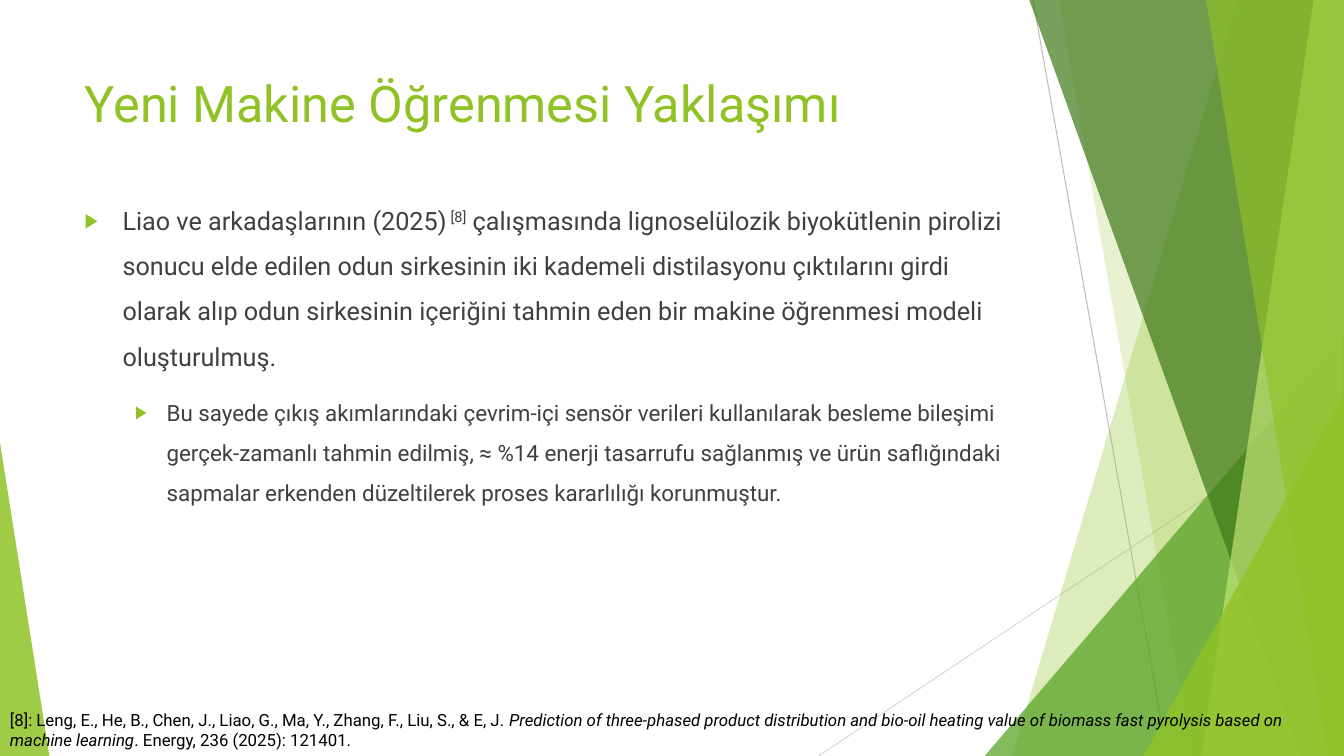
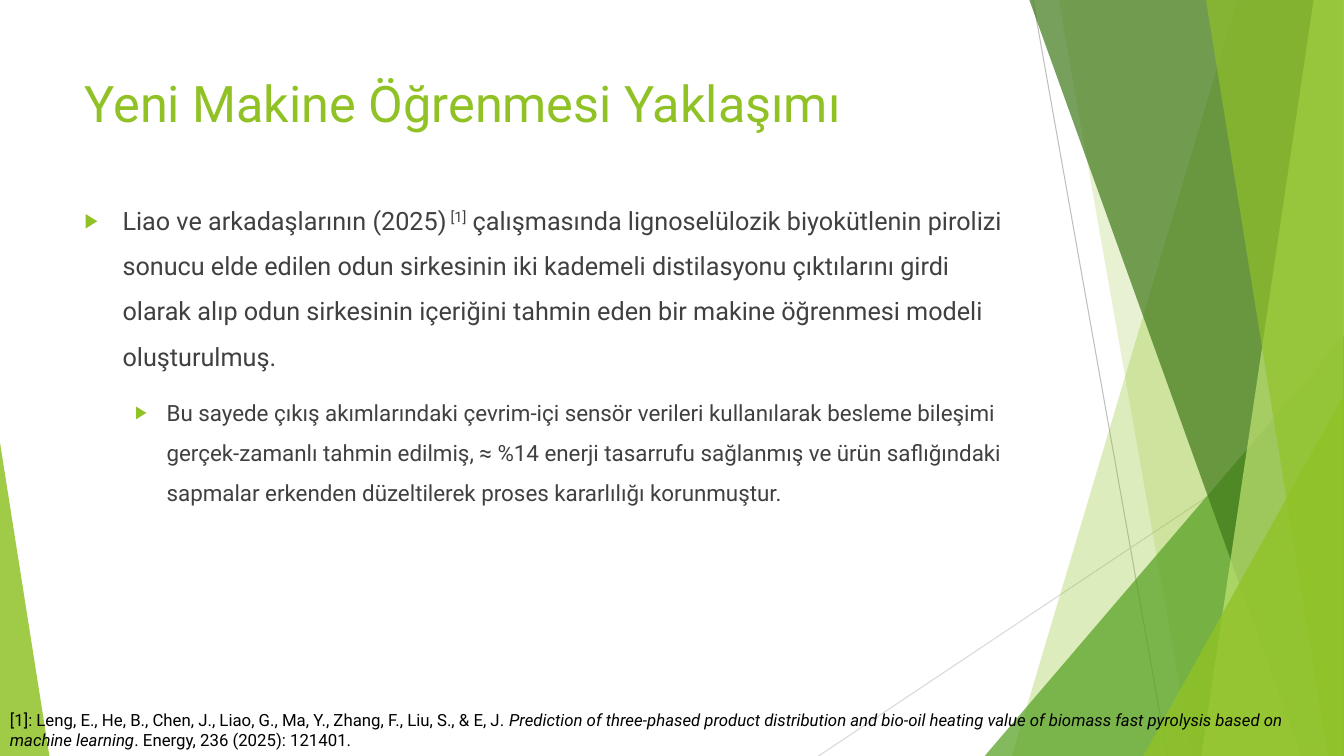
Before and after one commit to orhunuz-ftell/-biyokomurlestirme, a slide deck: slide 7 of tik4_sunum.pptx (slide 8 before the commit). Drawn at 1344x756 pixels with LibreOffice and Linux fonts; fonts in the diff are those of the drawing. Boxes give left, top, right and bottom in pixels: in the first picture for what was removed or moved away, otherwise in the second. Text is boxed around its words. In the diff, an @@ line names an element or a change of style, - is before the commit and + after.

```diff
--- a/tik4_sunum.pptx
+++ b/tik4_sunum.pptx
@@ text at [123, 210, 1002, 372]: text changed @@
-▶ Liao ve arkadaşlarının (2025) [8] çalışmasında lignoselülozik biyokütlenin pirolizi sonucu elde edilen odun sirkesinin iki kademeli distilasyonu çıktılarını girdi olarak alıp odun sirkesinin içeriğini tahmin eden bir makine öğrenmesi modeli oluşturulmuş.
+▶ Liao ve arkadaşlarının (2025) [1] çalışmasında lignoselülozik biyokütlenin pirolizi sonucu elde edilen odun sirkesinin iki kademeli distilasyonu çıktılarını girdi olarak alıp odun sirkesinin içeriğini tahmin eden bir makine öğrenmesi modeli oluşturulmuş.
@@ text at [10, 711, 1282, 751]: text changed @@
-[8]: Leng, E., He, B., Chen, J., Liao, G., Ma, Y., Zhang, F., Liu, S., & E, J. Prediction of three-phased product distribution and bio-oil heating value of biomass fast pyrolysis based on machine learning. Energy, 236 (2025): 121401.
+[1]: Leng, E., He, B., Chen, J., Liao, G., Ma, Y., Zhang, F., Liu, S., & E, J. Prediction of three-phased product distribution and bio-oil heating value of biomass fast pyrolysis based on machine learning. Energy, 236 (2025): 121401.
```
Also in this commit, not shown: 9 other slides changed, 20 slides added, 15 slides removed, 3 other files.
